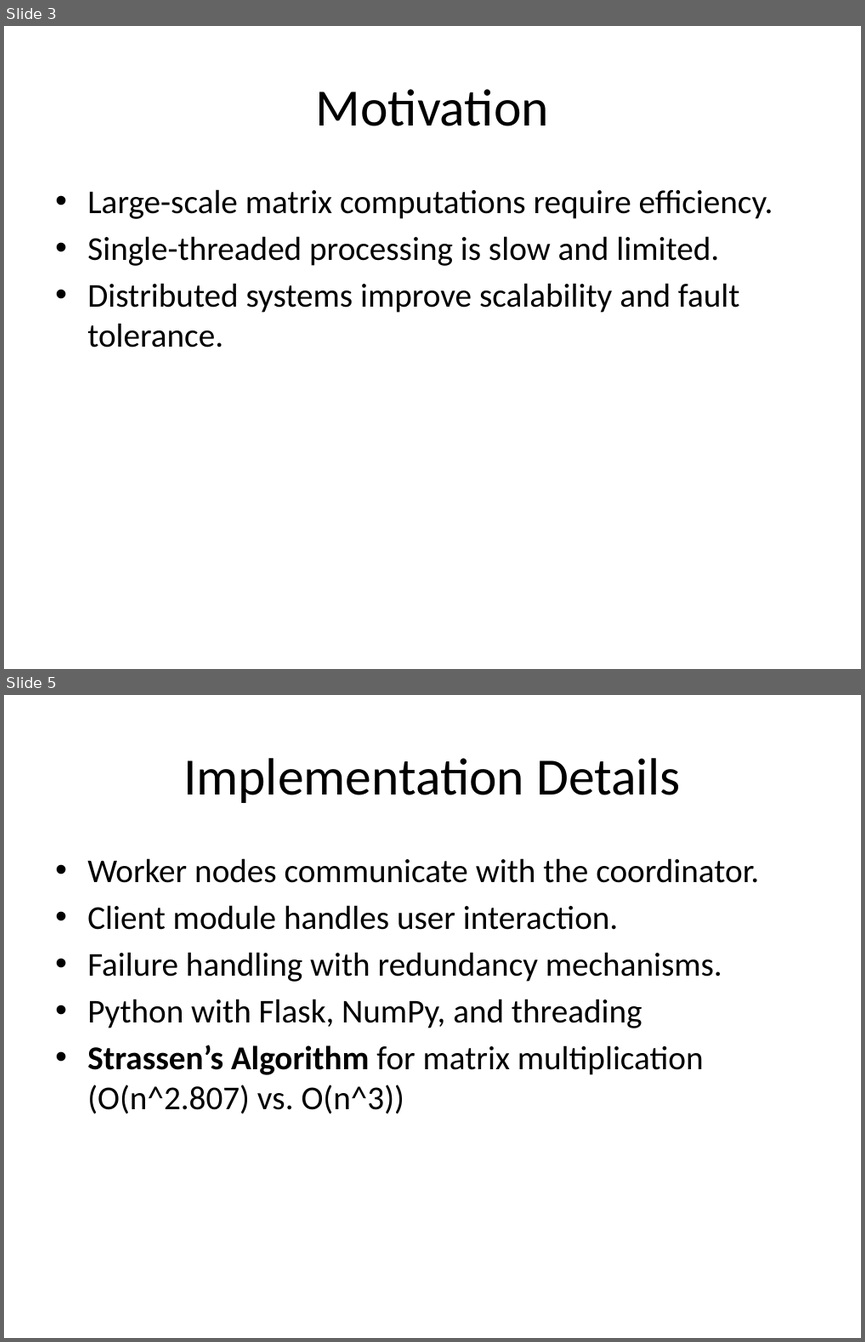
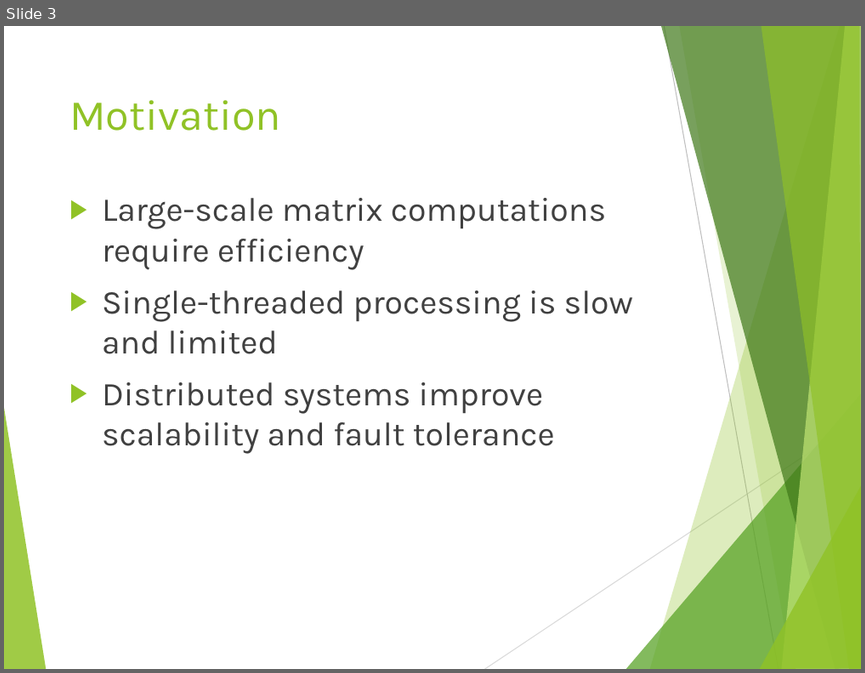
Before and after one commit to rbazzell/distributed-systems-project, a slide deck: DMaC_slides.pptx. Shown one above the other, each under a label of ours: slides 3 and 5 before the commit, slide 3 after it; the slides between them are not shown. The pictures are 865x1342 and 865x673 pixels, drawn with LibreOffice and Linux fonts; fonts in the diff are those of the drawing. Boxes give left, top, right and bottom in pixels: in the first picture for what was removed or moved away, otherwise in the second. Text is boxed around its words. In the diff, an @@ line names an element or a change of style, - is before the commit and + after.

```diff
--- a/DMaC_slides.pptx
+++ b/DMaC_slides.pptx
@@ slide 5 removed at (4,695,861,1338), background #FFFFFF @@
@@ title removed at (183,758,681,803) @@
-Implementation Details
@@ text removed at (87,858,759,1114) @@
-• Worker nodes communicate with the coordinator.
-• Client module handles user interaction.
-• Failure handling with redundancy mechanisms.
-• Python with Flask, NumPy, and threading
-• Strassen’s Algorithm for matrix multiplication (O(n^2.807) vs. O(n^3))
@@ slide 3 changed as well @@
@@ title "Motivation": place and size @@
-title "Motivation" at (316,89,549,126)
+title "Motivation" at (69,100,281,131)
@@ title "Motivation" at (69,100,281,131): size 44 to 36 pt, font Calibri to Karla, text colour #000000 to #90C226; alignment centre to left; vertical alignment middle to top @@
@@ text at (102,198,633,454): text changed; font Calibri to Karla; text colour #000000 to #404040 @@
-• Large-scale matrix computations require efficiency.
-• Single-threaded processing is slow and limited.
-• Distributed systems improve scalability and fault tolerance.
+▶ Large-scale matrix computations require efficiency
+▶ Single-threaded processing is slow and limited
+▶ Distributed systems improve scalability and fault tolerance
@@ group added at (4,26,861,669): 8 freeform shapes, 2 lines @@
```
Also in this commit, not shown: 10 other slides changed, 3 slides added, 3 other slides removed.
